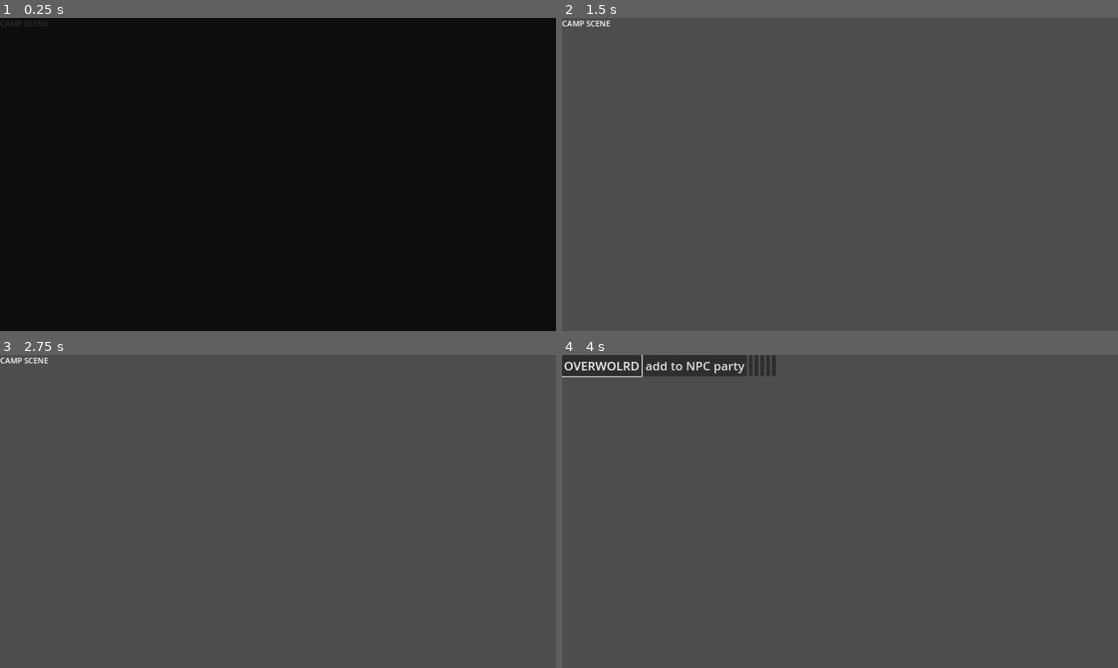
Above: before the commit, frames 1-4 (two rows, left to right).
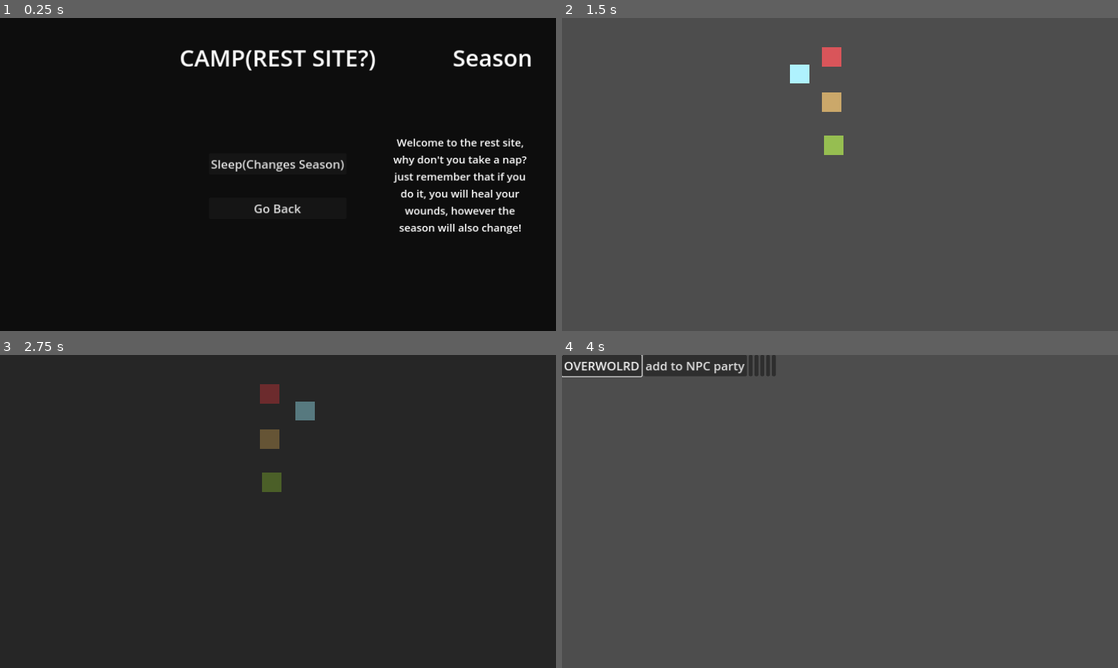
Above: after the commit, the same moments.

Repository: Where-is-my-input/Erratic-Seasons
Game: Godot game, scene res://game_scenes/Camp/camp_scene.tscn
Two runs of this game, one before a commit and one after it. Both use one fixed random seed, a clock stepped at 60 frames per second and the inputs below. This scene is started directly instead of the project's main scene.
Inputs (mouse positions are in pixels of both pictures, inside the frame that each line leads up to):
- Up to frame 1 (0.25 s): no input
- Up to frame 2 (1.5 s): click (840, 165) at 0.5 s, where only the run after the commit has a clickable "Sleep(Changes Season)"; click (840, 208) at 1.25 s, where only the run after the commit has a clickable "Go Back"
- Up to frame 3 (2.75 s): tap Enter at 2 s; hold D (right) from 2.03 s (still down)
- Up to frame 4 (4 s): release D (right) at 2.78 s; hold S (down) 2.78-3.53 s; tap Escape (reset) at 3.5 s; hold D (right) from 3.53 s (still down)

The runs differ from the first frame. In frame 1, 3.8% of the frame differs, in the area x 0-96%, y 0-70%; in frame 2, 1.0%; in frame 3, 100%, in the area x 0-100%, y 0-100%; in frame 4, nothing differs.

Commit message:
CampScene
Building the barebones of the campScene, also added an enum to hold the seasons in the Global.gd

Diff:
--- a/UI/character_ui.gd
+++ b/UI/character_ui.gd
@@ -60,3 +60,7 @@
 
 func dead():
 	pass #show a skull sprite
+
+
+func _on_flee_pressed() -> void:
+	get_tree().change_scene_to_packed(Global.OwScene)
--- a/UI/character_ui.tscn
+++ b/UI/character_ui.tscn
@@ -67,3 +67,4 @@
 text = "Equipment"
 
 [connection signal="pressed" from="HBoxContainer/VBoxContainer/attack" to="." method="_on_attack_pressed"]
+[connection signal="pressed" from="HBoxContainer/VBoxContainer/flee" to="." method="_on_flee_pressed"]
--- a/game_scenes/Camp/camp_scene.gd
+++ b/game_scenes/Camp/camp_scene.gd
@@ -5,3 +5,15 @@
 # Called when the node enters the scene tree for the first time.
 func _ready() -> void:
 	transition.play("fadeIn")
+
+
+func _on_gb_bt_pressed() -> void:
+	get_tree().change_scene_to_packed(Global.OwScene)
+
+func HealPlayer() -> void:
+	pass
+	#well, it's gonna heal the player
+
+func ChangeSeason() -> void:
+	pass
+	#gonna change the game actual season
--- a/game_scenes/Camp/camp_scene.tscn
+++ b/game_scenes/Camp/camp_scene.tscn
@@ -62,13 +62,14 @@
 "fadeIn": SubResource("Animation_1yijl")
 }
 
+[sub_resource type="LabelSettings" id="LabelSettings_x171v"]
+font_size = 48
+
+[sub_resource type="LabelSettings" id="LabelSettings_2tmd6"]
+font_size = 22
+
 [node name="CampScene" type="Node2D"]
 script = ExtResource("1_5txfa")
-
-[node name="Label" type="Label" parent="."]
-offset_right = 40.0
-offset_bottom = 23.0
-text = "CAMP SCENE"
 
 [node name="Transition" type="AnimationPlayer" parent="."]
 libraries = {
@@ -83,3 +84,61 @@
 grow_vertical = 2
 color = Color(0, 0, 0, 1)
 metadata/_edit_use_anchors_ = true
+
+[node name="CampUI" type="CanvasLayer" parent="."]
+
+[node name="MC" type="MarginContainer" parent="CampUI"]
+anchors_preset = 15
+anchor_right = 1.0
+anchor_bottom = 1.0
+grow_horizontal = 2
+grow_vertical = 2
+theme_override_constants/margin_left = 48
+theme_override_constants/margin_top = 48
+theme_override_constants/margin_right = 48
+
+[node name="Title" type="Label" parent="CampUI/MC"]
+layout_mode = 2
+size_flags_horizontal = 4
+size_flags_vertical = 0
+text = "CAMP(REST SITE?)"
+label_settings = SubResource("LabelSettings_x171v")
+horizontal_alignment = 1
+
+[node name="SeasonInf" type="Label" parent="CampUI/MC"]
+layout_mode = 2
+size_flags_horizontal = 8
+size_flags_vertical = 0
+text = "Season"
+label_settings = SubResource("LabelSettings_x171v")
+horizontal_alignment = 1
+
+[node name="InfoText" type="Label" parent="CampUI/MC"]
+custom_minimum_size = Vector2(300, 100)
+layout_mode = 2
+size_flags_horizontal = 8
+text = "Welcome to the rest site, why don't you take a nap?
+just remember that if you do it, you will heal your  wounds, however the season will also change!"
+label_settings = SubResource("LabelSettings_2tmd6")
+horizontal_alignment = 1
+vertical_alignment = 1
+autowrap_mode = 2
+
+[node name="HBoxContainer" type="VBoxContainer" parent="CampUI/MC"]
+layout_mode = 2
+size_flags_horizontal = 4
+size_flags_vertical = 4
+theme_override_constants/separation = 48
+
+[node name="SleepBT" type="Button" parent="CampUI/MC/HBoxContainer"]
+layout_mode = 2
+size_flags_horizontal = 4
+size_flags_vertical = 4
+text = "Sleep(Changes Season)
+"
+
+[node name="GbBT" type="Button" parent="CampUI/MC/HBoxContainer"]
+layout_mode = 2
+text = "Go Back"
+
+[connection signal="pressed" from="CampUI/MC/HBoxContainer/GbBT" to="." method="_on_gb_bt_pressed"]
--- a/system/global.gd
+++ b/system/global.gd
@@ -1,10 +1,14 @@
 extends Node
 
 enum character {CECILIA, GEOVANNA, TWIN_ANGELS}
+enum seasons {SPRING, SUMMER, AUTUMN, WINTER}
+
+var OwScene : PackedScene = preload("res://game_scenes/OverWorld/over_world.tscn")
 
 var playerParty:Array
 
 var npcParty:Array
+
 
 # Called when the node enters the scene tree for the first time.
 func _ready():
Not shown: 1 places in game_scenes/Camp/camp_scene.tscn that only renumber resources
